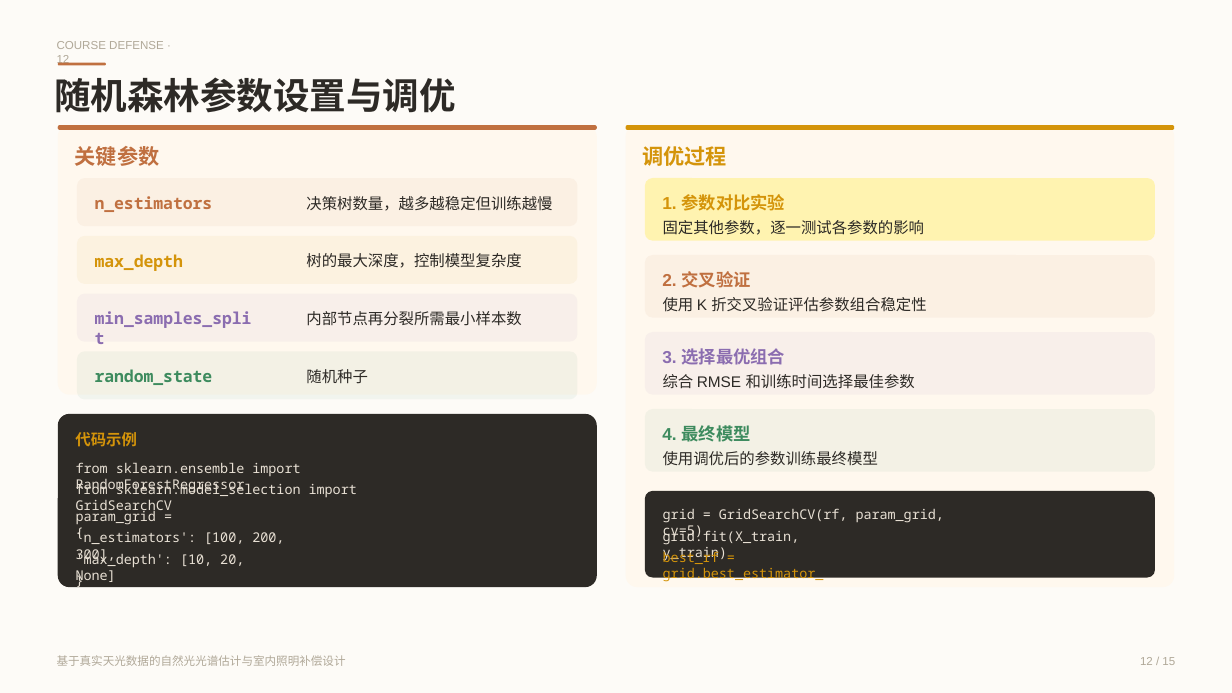
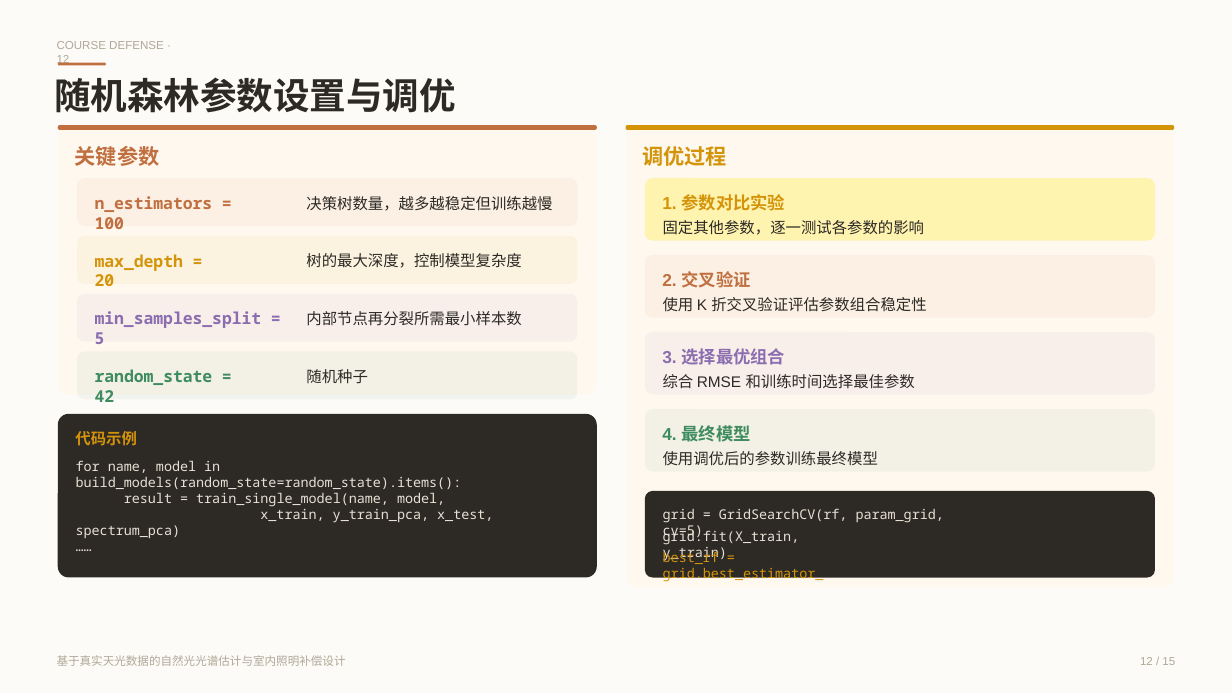
Before and after one commit to kmgcc/Pythian, a slide deck: slide 12 of python 课设_答辩 PPT/python_course_defense_20260615_171117.pptx. Drawn at 1232x693 pixels with LibreOffice and Linux fonts; fonts in the diff are those of the drawing. Boxes give left, top, right and bottom in pixels: in the first picture for what was removed or moved away, otherwise in the second. Text is boxed around its words. In the diff, an @@ line names an element or a change of style, - is before the commit and + after.

```diff
--- a/python 课设_答辩 PPT/python_course_defense_20260615_171117.pptx
+++ b/python 课设_答辩 PPT/python_course_defense_20260615_171117.pptx
@@ text at (95, 196, 213, 229): text changed @@
-n_estimators
+n_estimators = 100
@@ text at (95, 254, 183, 286): text changed @@
-max_depth
+max_depth = 20
@@ text at (95, 311, 262, 344): text changed @@
-min_samples_split
+min_samples_split = 5
@@ text at (95, 369, 213, 402): text changed @@
-random_state
+random_state = 42
@@ rounded rectangle: place and size @@
-rounded rectangle at (57, 414, 596, 588)
+rounded rectangle at (57, 414, 596, 578)
@@ text at (76, 460, 493, 523): text changed @@
-from sklearn.ensemble import RandomForestRegressor
+for name, model in build_models(random_state=random_state).items():
+result = train_single_model(name, model,
+x_train, y_train_pca, x_test, spectrum_pca)
+……
@@ group removed at (76, 481, 357, 593): 5 texts @@
-from sklearn.model_selection import GridSearchCV
-param_grid = {
-'n_estimators': [100, 200, 300],
-'max_depth': [10, 20, None]
-}
```
Also in this commit, not shown: 3 other slides changed, 22 other files.
